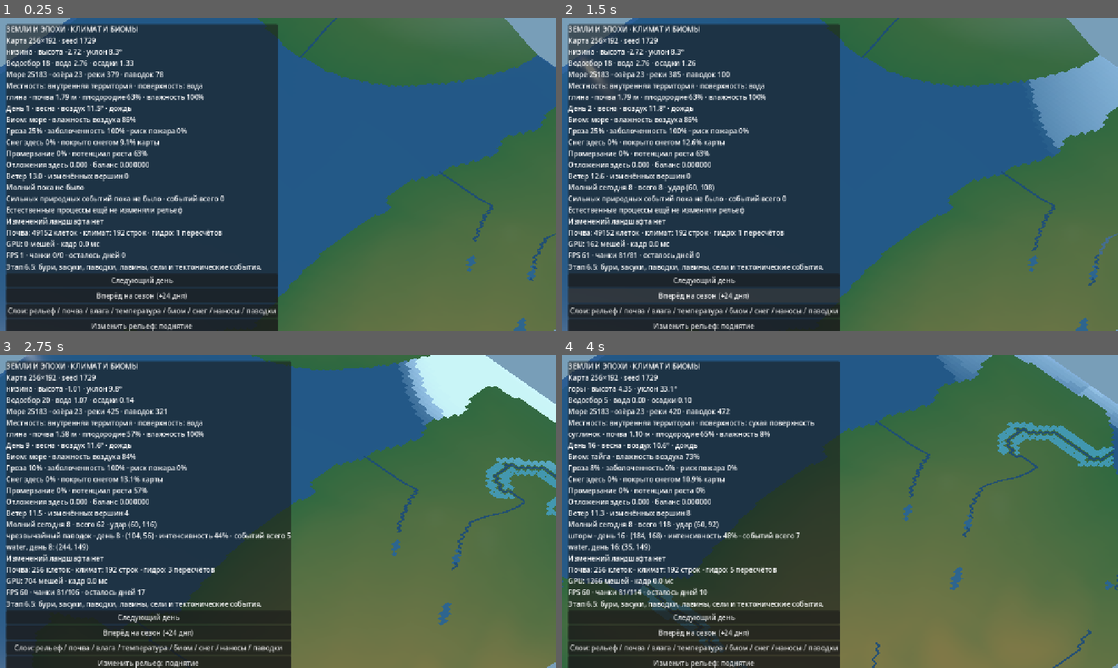
Above: before the commit, frames 1-4 (two rows, left to right).
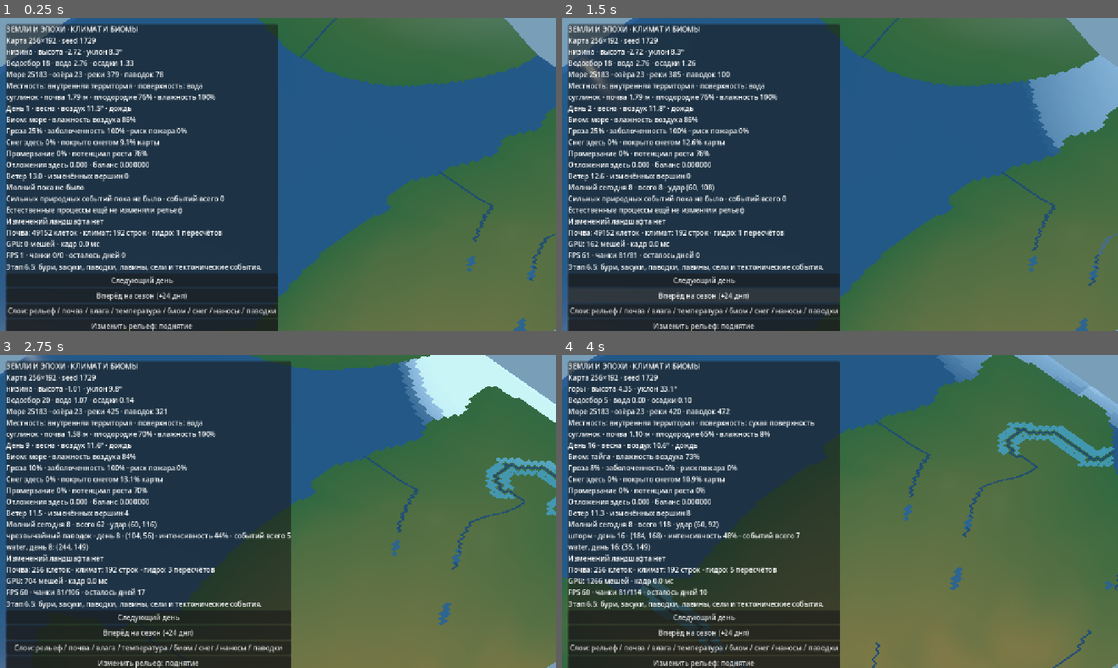
Above: after the commit, the same moments.

Repository: cyrox007/lands-and-ages
Game: Godot game, scene res://scenes/world.tscn
The game is run twice, just before and just after one commit, with the same random seed, the same clock (stepped at 60 frames per second) and the same inputs.
Inputs (mouse positions are in pixels of both pictures, inside the frame that each line leads up to):
- Up to frame 1 (0.25 s): no input
- Up to frame 2 (1.5 s): click "Следующий день" at 0.5 s; click "Вперёд на сезон (+24 дня)" at 1.25 s
- Up to frame 3 (2.75 s): move the mouse to (400, 495) at 2.02 s; hold D from 2.03 s (still down); click (400, 495) at 2.17 s
- Up to frame 4 (4 s): release D at 2.75 s; drag from (728, 527) to (812, 574) at 2.77 s; move the mouse to (895, 442) at 3.52 s; hold D from 3.53 s (still down)

The runs differ from the first frame. In frame 1, 0.5% of the frame differs, in the area x 1-39%, y 24-45%; in frame 2, 0.5%; in frame 3, 0.5%; in frame 4, less than 0.1%.

Commit message:
fix(geology): не менять тип породы из-за суточных дождей и временной влажности

Diff:
--- a/godot/scripts/surface.gd
+++ b/godot/scripts/surface.gd
@@ -150,10 +150,11 @@
 		kind = ROCK
 	elif slope > 0.95 or (height > 4.0 and area > 0.72):
 		kind = GRAVEL
-	elif hydro.wetness_at(i) > 0.65 and slope < 0.3:
-		# Тонкодисперсные отложения на мокрых плоских участках.
+	elif hydro.lake_at(i) and slope < 0.3:
+		# Постоянная озёрная котловина накапливает мелкую фракцию.
+		# Суточный дождь не может сменить геологический субстрат.
 		kind = CLAY
-	elif area < 0.30 and hydro.wetness_at(i) < 0.45:
+	elif area < 0.30 and not hydro.lake_at(i):
 		kind = SAND
 	elif area > 0.72:
 		kind = CLAY
